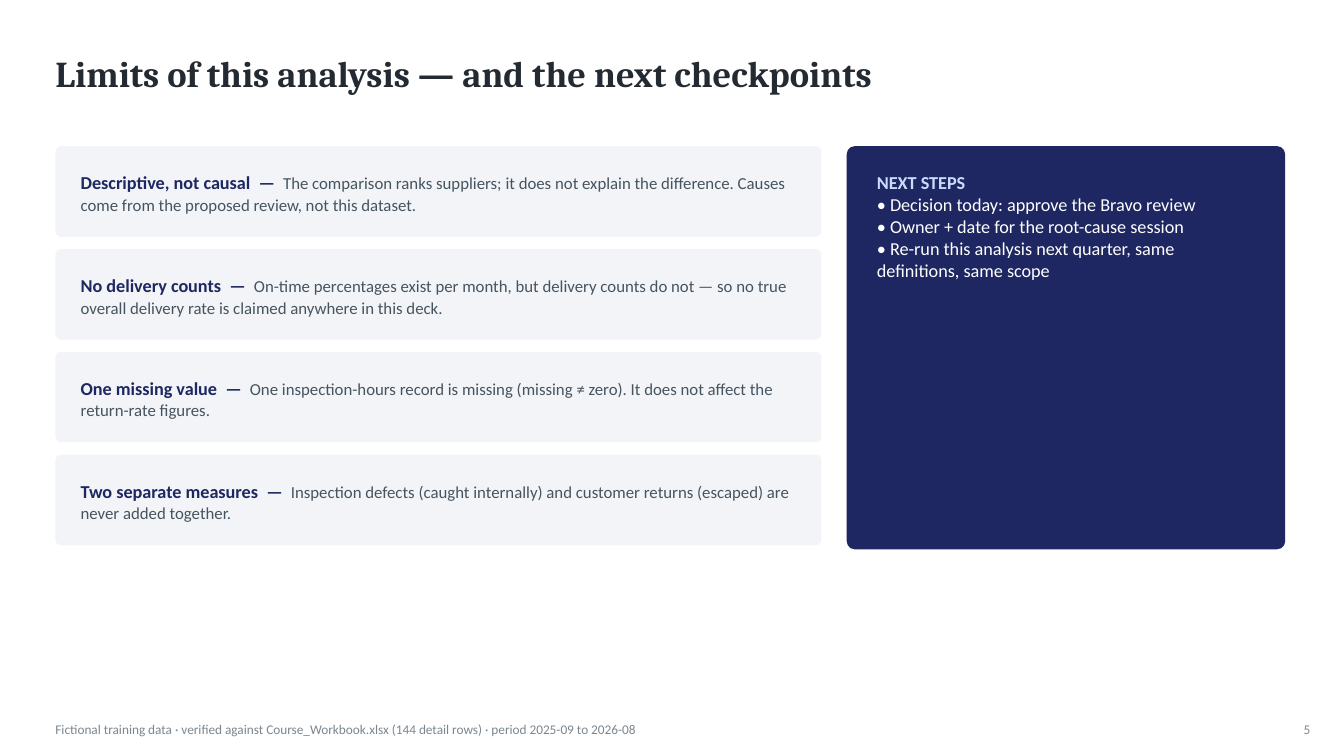
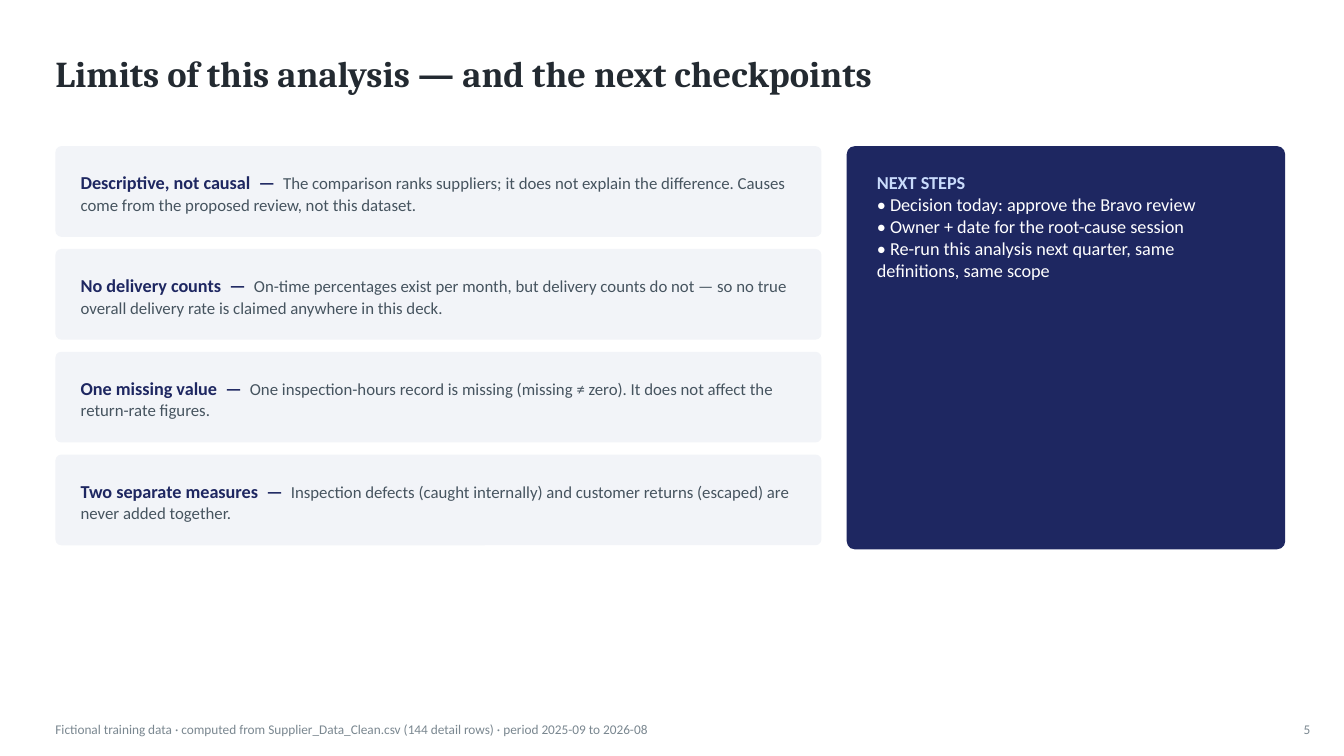
Before and after one commit to naviero1/Claude-Works, a slide deck: slide 5 of ai-training-prompt-engineering/references/exercise-data/Supplier_Quality_Mock_Presentation.pptx. Drawn at 1344x756 pixels with LibreOffice and Linux fonts; fonts in the diff are those of the drawing. Boxes give left, top, right and bottom in pixels: in the first picture for what was removed or moved away, otherwise in the second. Text is boxed around its words. In the diff, an @@ line names an element or a change of style, - is before the commit and + after.

```diff
--- a/ai-training-prompt-engineering/references/exercise-data/Supplier_Quality_Mock_Presentation.pptx
+++ b/ai-training-prompt-engineering/references/exercise-data/Supplier_Quality_Mock_Presentation.pptx
@@ text at (x1=55, y1=724, x2=647, y2=736): text changed @@
-Fictional training data · verified against Course_Workbook.xlsx (144 detail rows) · period 2025-09 to 2026-08
+Fictional training data · computed from Supplier_Data_Clean.csv (144 detail rows) · period 2025-09 to 2026-08
```
Also in this commit, not shown: 4 other slides changed, 27 other files.
